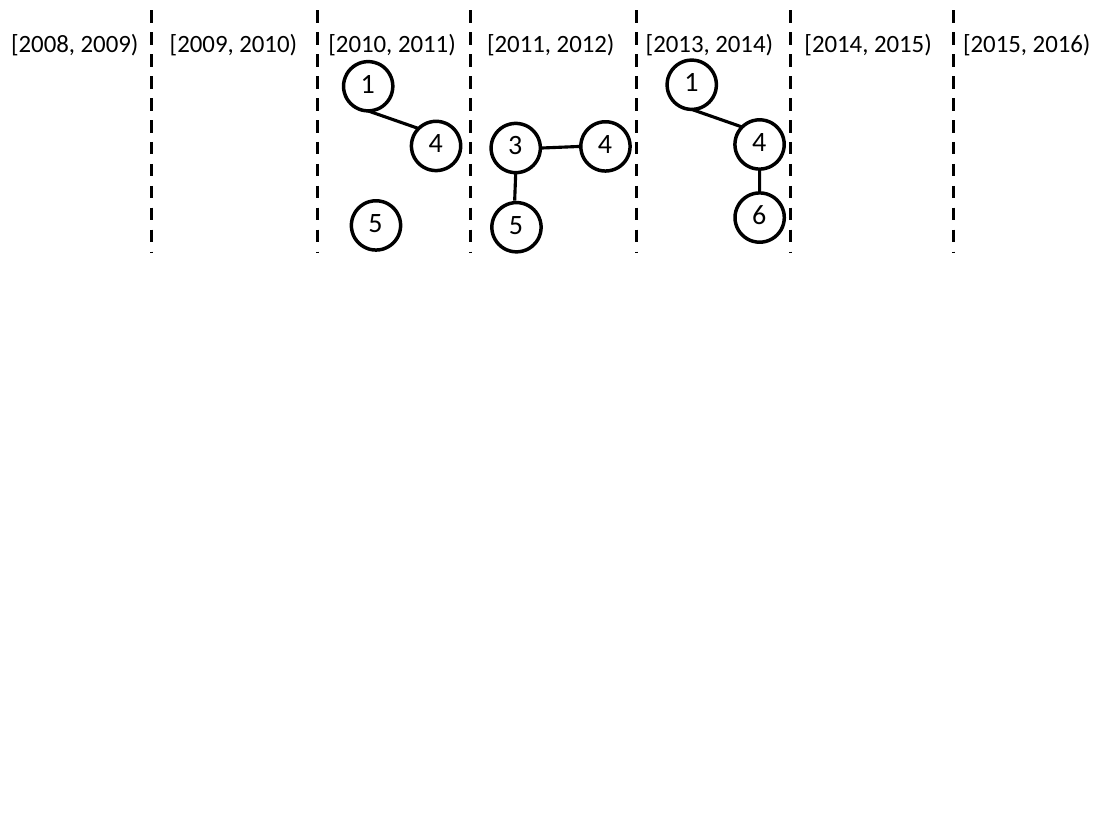
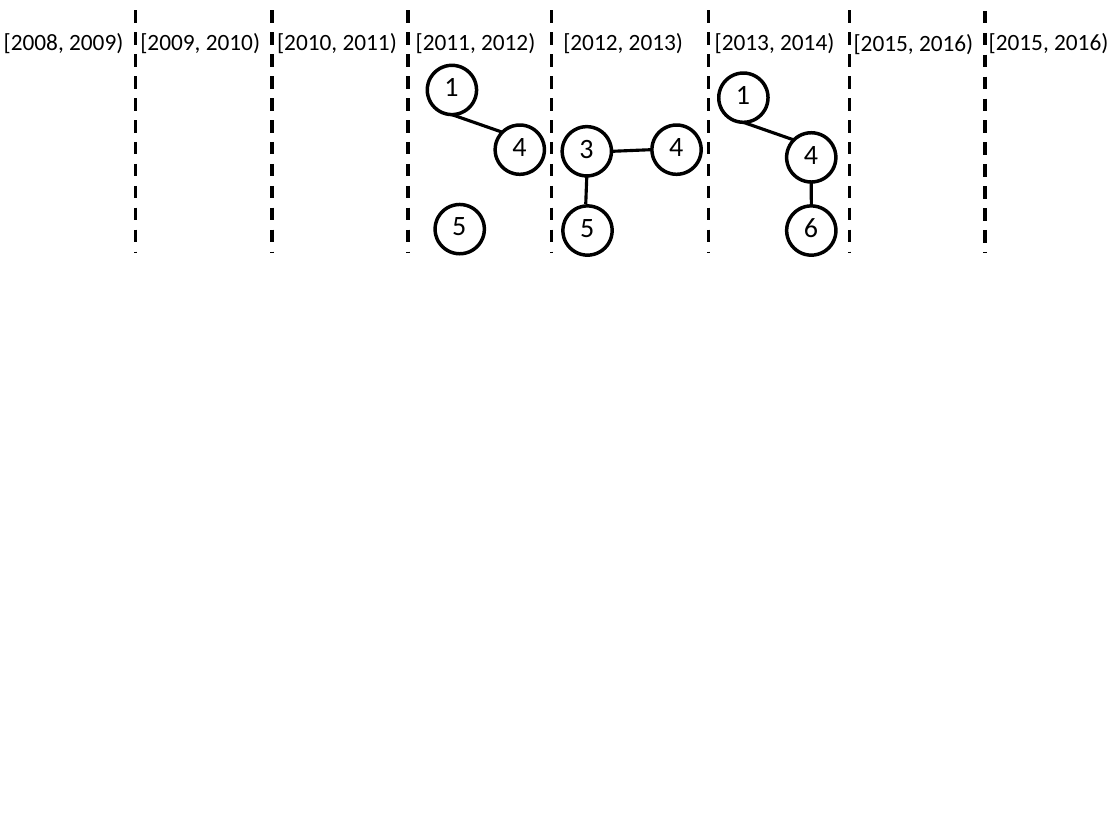
Before and after one commit to PortalDB/portal, a slide deck: slide 9 of paper/sigmod2016/figs/figures.pptx. Drawn at 1120x840 pixels with LibreOffice and Linux fonts; fonts in the diff are those of the drawing. Boxes give left, top, right and bottom in pixels: in the first picture for what was removed or moved away, otherwise in the second. Text is boxed around its words. In the diff, an @@ line names an element or a change of style, - is before the commit and + after.

```diff
--- a/paper/sigmod2016/figs/figures.pptx
+++ b/paper/sigmod2016/figs/figures.pptx
@@ text "[2008, 2009)": place and size @@
-text "[2008, 2009)" at bbox=[11, 34, 139, 56]
+text "[2008, 2009)" at bbox=[4, 33, 123, 54]
@@ text "[2009, 2010)": place and size @@
-text "[2009, 2010)" at bbox=[170, 34, 297, 56]
+text "[2009, 2010)" at bbox=[140, 33, 260, 54]
@@ line moved from (152, 10) - (152, 252) to (136, 10) - (136, 252) @@
@@ text "[2010, 2011)": place and size @@
-text "[2010, 2011)" at bbox=[328, 34, 456, 56]
+text "[2010, 2011)" at bbox=[277, 33, 397, 54]
@@ line moved from (318, 10) - (318, 252) to (272, 10) - (272, 252) @@
@@ text "[2011, 2012)": place and size @@
-text "[2011, 2012)" at bbox=[487, 34, 615, 56]
+text "[2011, 2012)" at bbox=[416, 33, 535, 54]
@@ line moved from (470, 10) - (470, 252) to (408, 10) - (408, 252) @@
@@ line moved from (636, 10) - (636, 252) to (552, 10) - (552, 252) @@
@@ size 16 to 15 pt in 6 elements at bbox=[4, 33, 123, 54], bbox=[989, 33, 1108, 54], bbox=[140, 33, 260, 54], bbox=[277, 33, 397, 54], bbox=[416, 33, 535, 54], bbox=[715, 33, 834, 54] @@
@@ text "[2013, 2014)": place and size @@
-text "[2013, 2014)" at bbox=[646, 34, 773, 56]
+text "[2013, 2014)" at bbox=[715, 33, 834, 54]
@@ line moved from (791, 10) - (791, 252) to (708, 10) - (708, 252) @@
@@ line moved from (953, 10) - (953, 252) to (849, 10) - (849, 252) @@
@@ text "[2015, 2016)": place and size @@
-text "[2015, 2016)" at bbox=[963, 34, 1091, 56]
+text "[2015, 2016)" at bbox=[989, 33, 1108, 54]
@@ line added from (984, 11) to (984, 253), #000000 2 pt dashed @@
@@ text added at bbox=[563, 33, 683, 54], 15 pt, text #000000 @@
+[2012, 2013)
@@ text at bbox=[854, 34, 973, 55]: text changed; size 16 to 15 pt @@
-[2014, 2015)
+[2015, 2016)
@@ line moved from (692, 110) - (743, 127) to (744, 122) - (794, 140) @@
@@ 3 texts, 3 ellipses, 1 line: place and size @@
-3 texts, 3 ellipses, 1 line at bbox=[344, 62, 460, 250]
+3 texts, 3 ellipses, 1 line at bbox=[428, 65, 544, 254]
@@ 3 texts, 3 ellipses, 2 lines: place and size @@
-3 texts, 3 ellipses, 2 lines at bbox=[492, 122, 631, 252]
+3 texts, 3 ellipses, 2 lines at bbox=[562, 125, 701, 255]
@@ 3 texts, 3 ellipses, 1 line: place and size @@
-3 texts, 3 ellipses, 1 line at bbox=[668, 60, 784, 242]
+3 texts, 3 ellipses, 1 line at bbox=[719, 73, 836, 255]
```
Also in this commit, not shown: 1 other slide changed, 3 other files.
